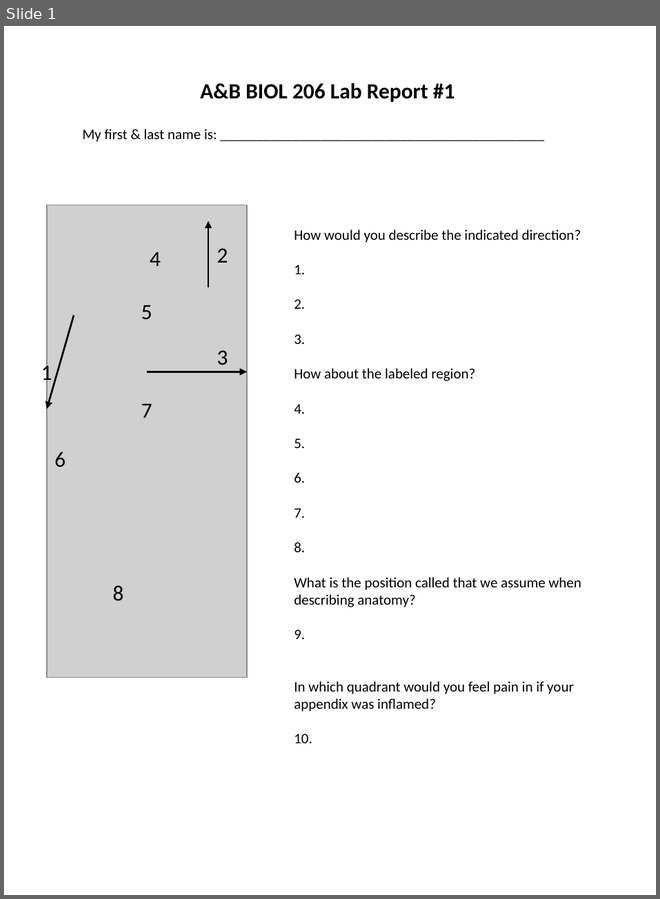
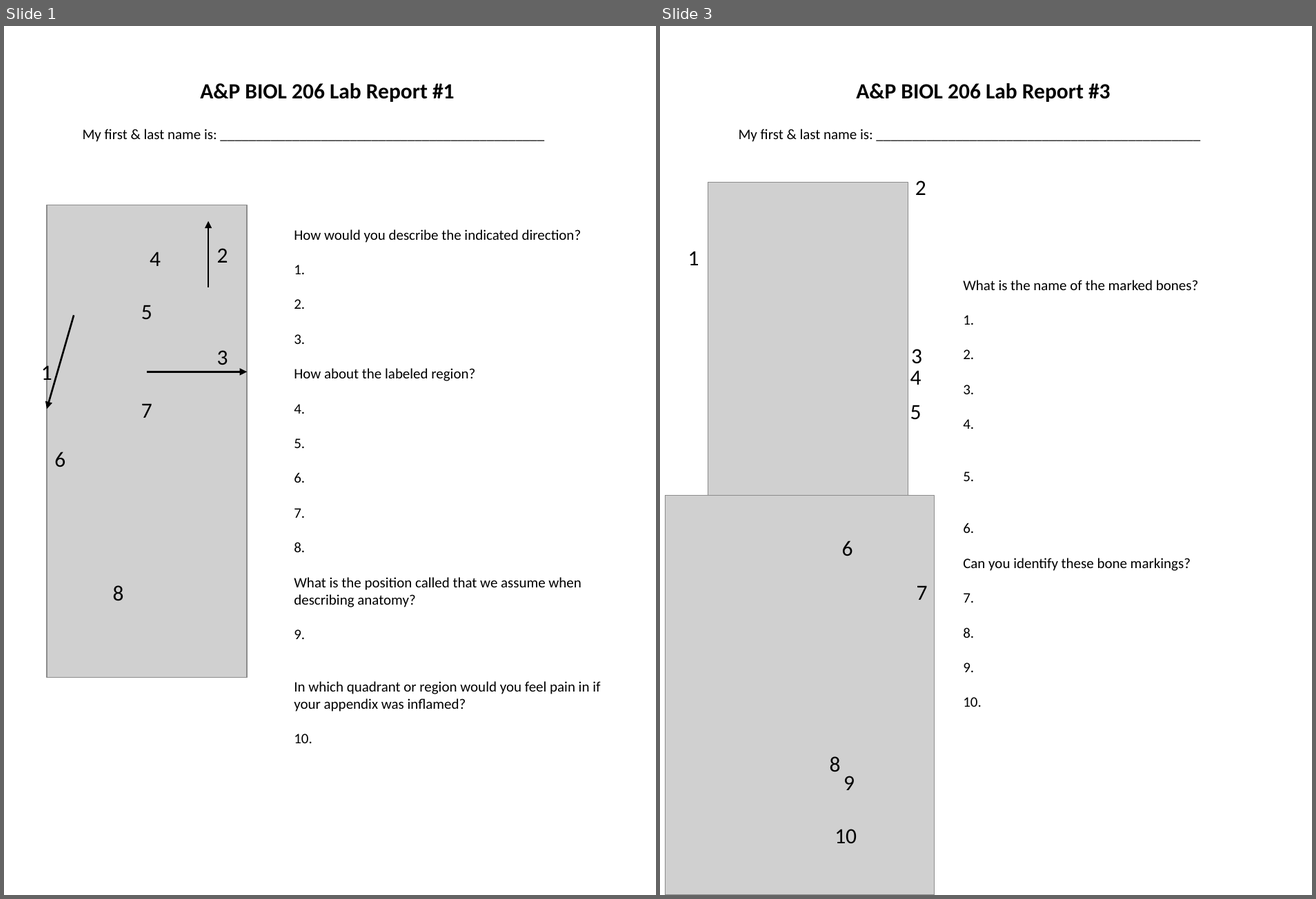
Before and after one commit to backyardbiomech/APlabs, a slide deck: docs/206/lab_reports/Lab_Reports_206.pptx. Shown side by side, each under a label of ours: slide 1 before the commit, slides 1 and 3 after it; the slides between them are not shown. The pictures are 660x899 and 1316x899 pixels, drawn with LibreOffice and Linux fonts; fonts in the diff are those of the drawing; grey boxes stand for pictures. Boxes give left, top, right and bottom in pixels: in the first picture for what was removed or moved away, otherwise in the second. Text is boxed around its words. In the diff, an @@ line names an element or a change of style, - is before the commit and + after.

```diff
--- a/docs/206/lab_reports/Lab_Reports_206.pptx
+++ b/docs/206/lab_reports/Lab_Reports_206.pptx
@@ slide 3 added at (x1=660, y1=26, x2=1312, y2=895), background #FFFFFF @@
@@ text added at (x1=856, y1=83, x2=1111, y2=102), 18 pt, text #000000, bold @@
+A&P BIOL 206 Lab Report #3
@@ text added at (x1=739, y1=129, x2=873, y2=142), 12 pt, text #000000 @@
+My first & last name is: _____________________________________________
@@ picture added at (x1=708, y1=183, x2=908, y2=497) @@
@@ text added at (x1=915, y1=181, x2=926, y2=195), 18 pt, text #000000 @@
+2
@@ text added at (x1=688, y1=251, x2=699, y2=265), 18 pt, text #000000 @@
+1
@@ text added at (x1=963, y1=280, x2=1198, y2=707), 12 pt, text #000000 @@
+What is the name of the marked bones?
+1.
+2.
+3.
+4.
+5.
+6.
+Can you identify these bone markings?
+7.
+8.
+9.
+10.
@@ text added at (x1=911, y1=349, x2=922, y2=364), 18 pt, text #000000 @@
+3
@@ text added at (x1=910, y1=370, x2=922, y2=385), 18 pt, text #000000 @@
+4
@@ text added at (x1=910, y1=405, x2=922, y2=420), 18 pt, text #000000 @@
+5
@@ picture added at (x1=666, y1=495, x2=934, y2=895) @@
@@ text added at (x1=842, y1=541, x2=853, y2=557), 18 pt, text #000000 @@
+6
@@ text added at (x1=917, y1=586, x2=928, y2=600), 18 pt, text #000000 @@
+7
@@ text added at (x1=830, y1=757, x2=841, y2=773), 18 pt, text #000000 @@
+8
@@ text added at (x1=844, y1=776, x2=855, y2=791), 18 pt, text #000000 @@
+9
@@ text added at (x1=835, y1=829, x2=857, y2=844), 18 pt, text #000000 @@
+10
@@ slide 1 changed as well @@
@@ text at (x1=200, y1=83, x2=455, y2=102): text changed @@
-A&B BIOL 206 Lab Report #1
+A&P BIOL 206 Lab Report #1
@@ text at (x1=294, y1=682, x2=600, y2=712): text changed @@
-In which quadrant would you feel pain in if your appendix was inflamed?
+In which quadrant or region would you feel pain in if your appendix was inflamed?
```
Also in this commit, not shown: 2 other slides added, 1 other file.
